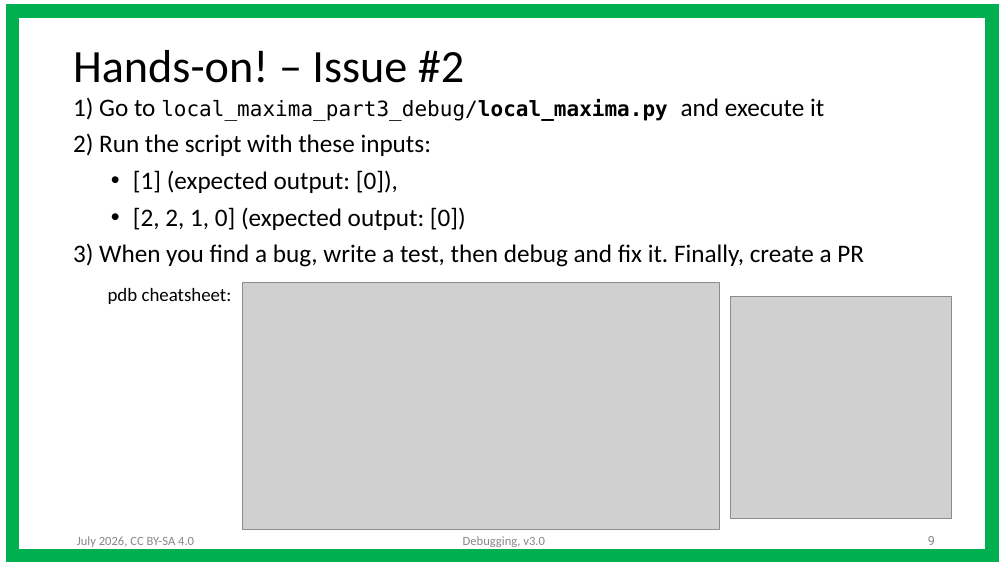
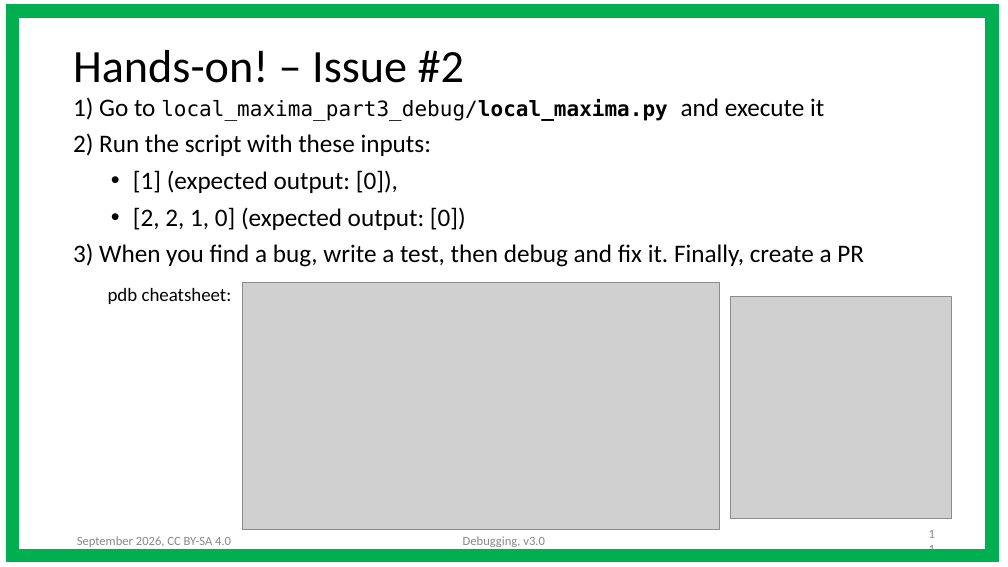
Before and after one commit to ASPP/testing_debugging_profiling, a slide deck: slide 11 of debugging.pptx (slide 9 before the commit). Drawn at 1008x567 pixels with LibreOffice and Linux fonts; fonts in the diff are those of the drawing; grey boxes stand for pictures. Boxes give left, top, right and bottom in pixels: in the first picture for what was removed or moved away, otherwise in the second. Text is boxed around its words. In the diff, an @@ line names an element or a change of style, - is before the commit and + after.

```diff
--- a/debugging.pptx
+++ b/debugging.pptx
@@ text at bbox=[77, 536, 231, 547]: text changed @@
-July 2026, CC BY-SA 4.0
+September 2026, CC BY-SA 4.0
@@ page number at bbox=[928, 536, 935, 545]: text changed; font Roboto to Calibri @@
-9
+11
```
Also in this commit, not shown: 19 other slides changed, 2 slides added, 1 other file.
